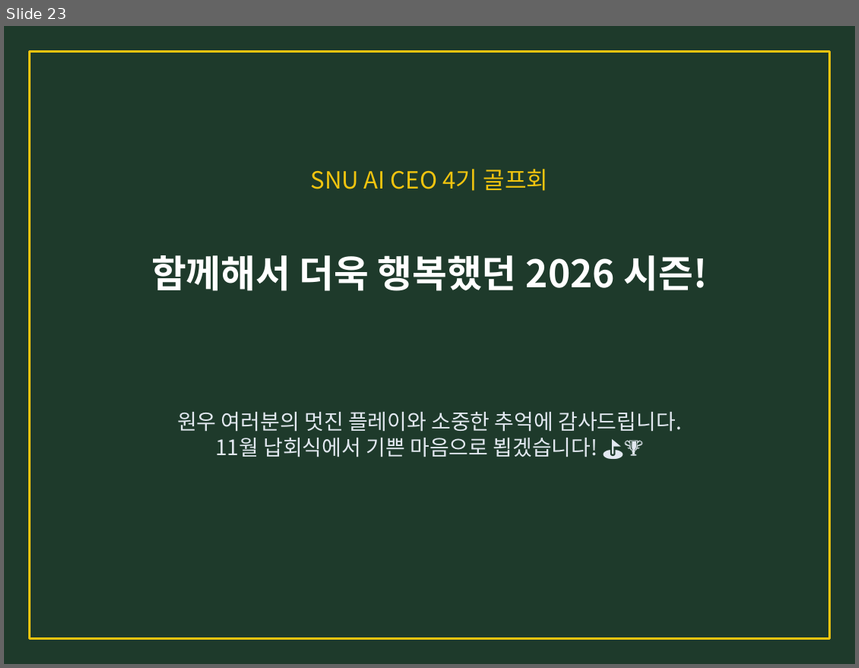
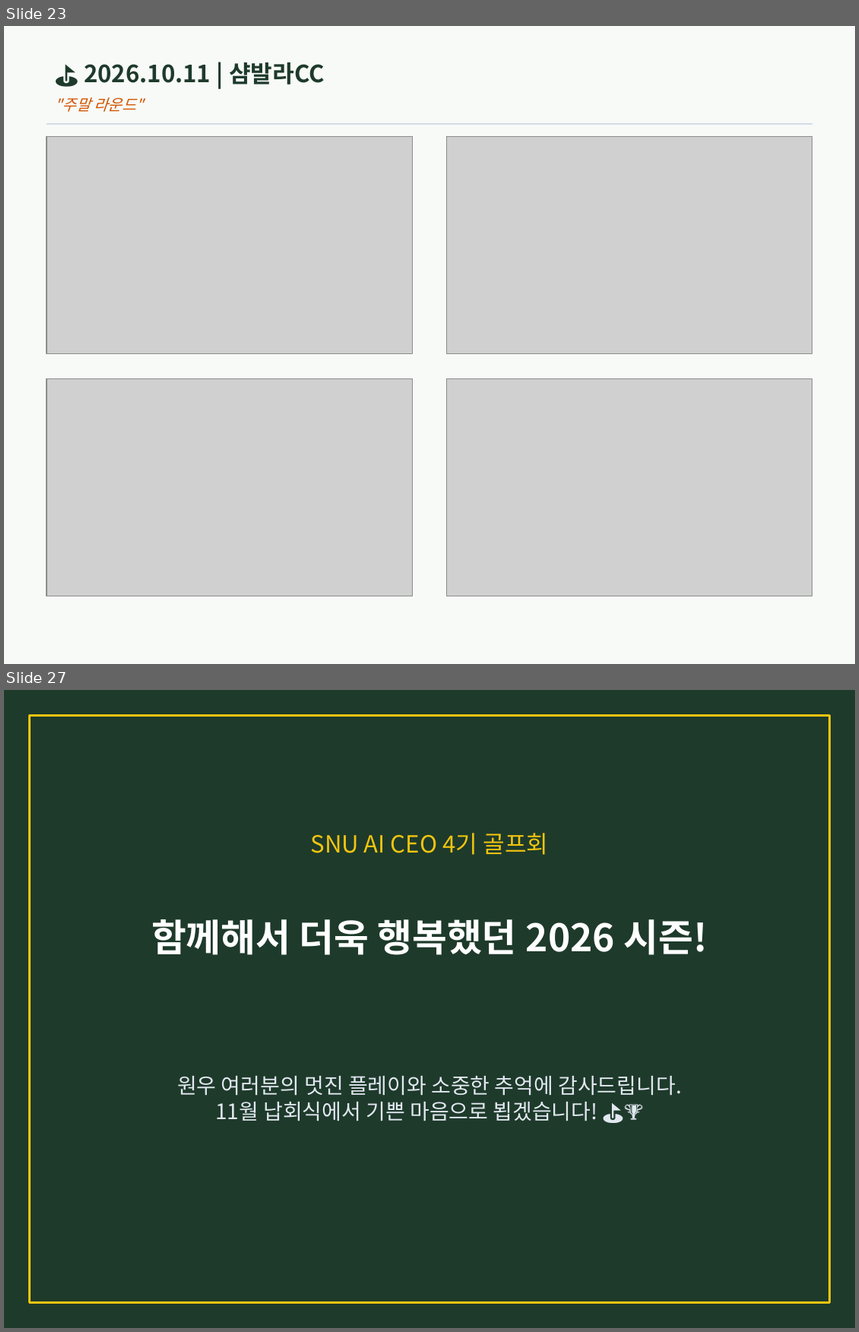
Before and after one commit to BluemMountain/snu-ai-golf4, a slide deck: 2026_SNU_AI_GOLF_Memories.pptx. Shown one above the other, each under a label of ours: slide 23 before the commit, slides 23 and 27 after it; the slides between them are not shown. The pictures are 859x668 and 859x1332 pixels, drawn with LibreOffice and Linux fonts; fonts in the diff are those of the drawing; grey boxes stand for pictures. Boxes give left, top, right and bottom in pixels: in the first picture for what was removed or moved away, otherwise in the second. Text is boxed around its words. In the diff, an @@ line names an element or a change of style, - is before the commit and + after.

```diff
--- a/2026_SNU_AI_GOLF_Memories.pptx
+++ b/2026_SNU_AI_GOLF_Memories.pptx
@@ slide 23 added at (4, 26, 855, 664), background #F8FAF8 @@
@@ text added at (84, 62, 325, 85), 20 pt, text #1E3A2B, bold @@
+⛳ 2026.10.11 | 샴발라CC
@@ text added at (55, 97, 143, 112), 13 pt, text #D35400, italic @@
+"주말 라운드"
@@ line added from (47, 124) to (813, 124), #CBD5E1 1 pt @@
@@ picture added at (47, 137, 413, 354) @@
@@ picture added at (446, 137, 813, 354) @@
@@ picture added at (47, 379, 413, 596) @@
@@ picture added at (446, 379, 813, 596) @@
@@ what was slide 23 is now slide 27 @@
```
Also in this commit, not shown: 2 slides changed, 3 other slides added, 3 other files.
